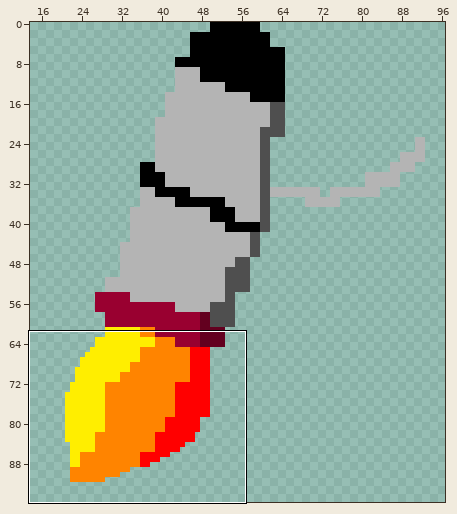
Sprite sheet, stored at res/jetpack1.png. The first picture is a wide view before the edit; the outline marks the close-up.
Close-up. Earlier state:
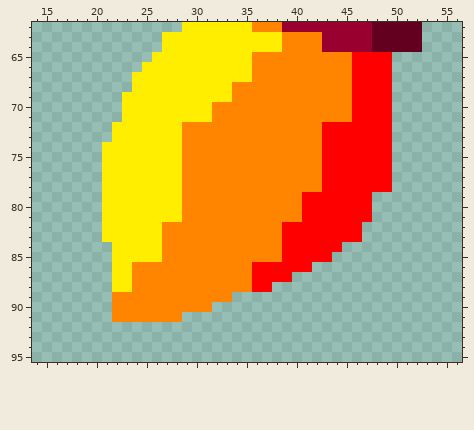
The file is 100x100 pixels. Shown: x 14..56, y 62..95. The wide view leaves out empty margins.
Now the later version:
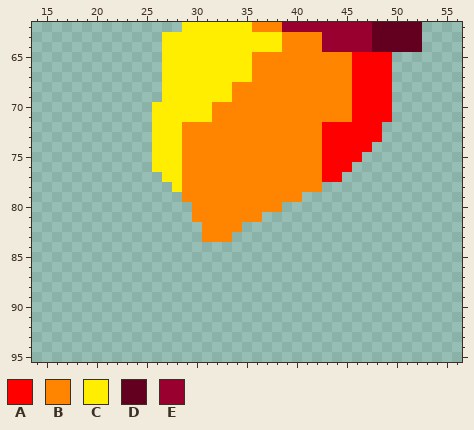
Palette (. is transparent): A #ff0000  B #ff8400  C #ffee00  D #63001f  E #990030
Difference:
y 65: x 26 C -> .
y 66: x 25..26 CC -> ..
y 67..68: x 24..26 CCC -> ...
y 69: x 23..26 CCCC -> ....
y 70..71: x 23..25 CCC -> ...
y 72..73: x 22..25 CCCC -> ....; x 49 A -> .
y 74: x 21..25 CCCCC -> .....; x 48..49 AA -> ..
y 75: x 21..25 CCCCC -> .....; x 47..49 AAA -> ...
y 76: x 21..25 CCCCC -> .....; x 46..49 AAAA -> ....
y 77: x 21..26 CCCCCC -> ......; x 45..49 AAAAA -> .....
y 78: x 21..27 CCCCCCC -> .......; x 43..49 AAAAAAA -> .......
y 79: x 21..28 CCCCCCCC -> ........; x 41..47 AAAAAAA -> .......
y 80: x 21..29 CCCCCCCCB -> .........; x 39..47 BBAAAAAAA -> .........
y 81: x 21..29 CCCCCCCCB -> .........; x 37..47 BBBBAAAAAAA -> ...........
y 82: x 21..30 CCCCCCBBBB -> ..........; x 35..46 BBBBAAAAAAAA -> ............
y 83: x 21..30 CCCCCCBBBB -> ..........; x 34..46 BBBBBAAAAAAAA -> .............
y 84: x 22..44 CCCCCBBBBBBBBBBBBAAAAAA -> .......................
y 85: x 22..43 CCCCCBBBBBBBBBBBBAAAAA -> ......................
y 86: x 22..41 CCBBBBBBBBBBBBAAAAAA -> ....................
y 87: x 22..39 CCBBBBBBBBBBBBAAAA -> ..................
y 88: x 22..37 CCBBBBBBBBBBBBAA -> ................
y 89: x 22..33 BBBBBBBBBBBB -> ............
y 90: x 22..31 BBBBBBBBBB -> ..........
y 91: x 22..28 BBBBBBB -> .......
Changed places in both close-ups, as pixel boxes (x1, y1, x2, y2):
erased: (102, 52, 392, 322)
